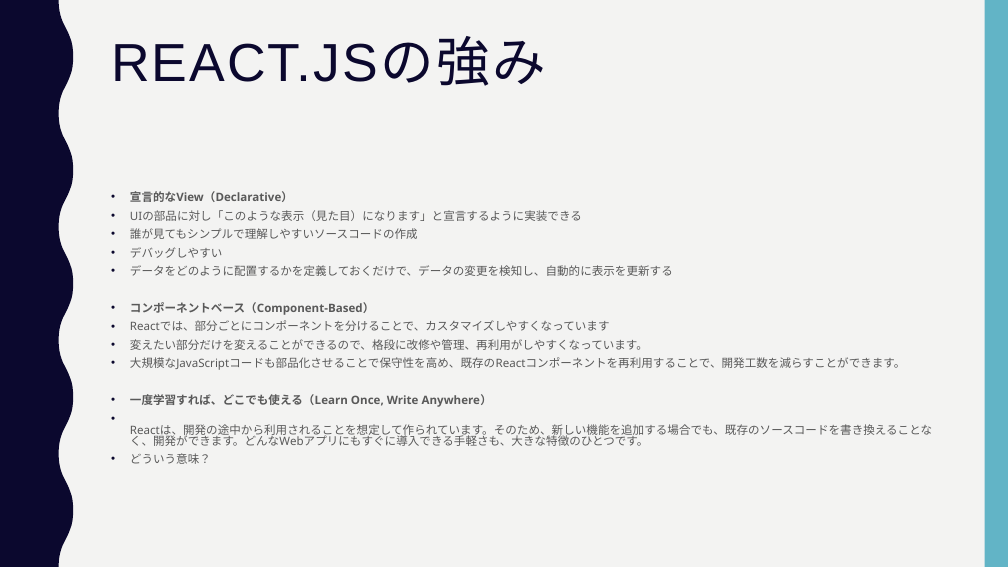
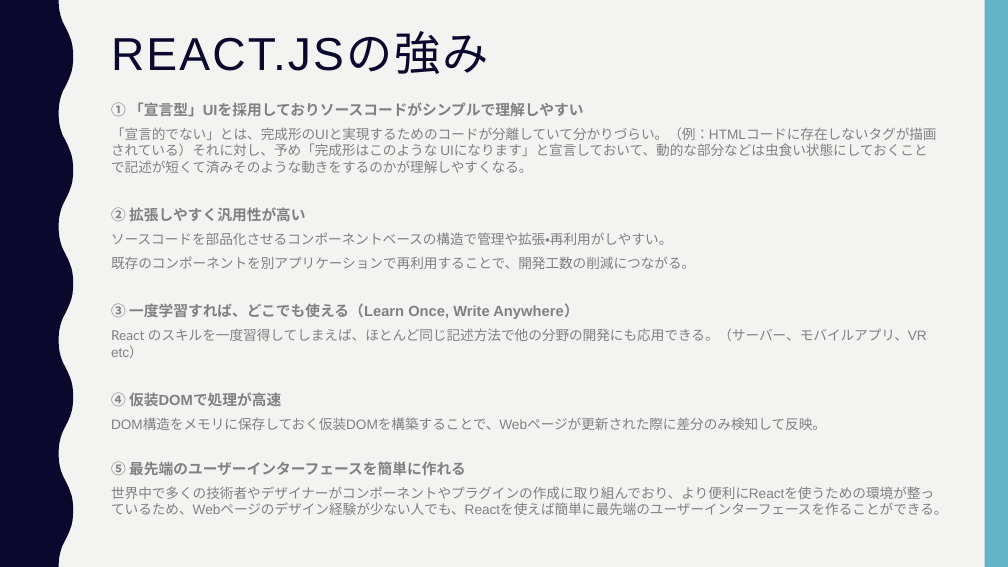
Before and after one commit to yo0o0oy/prac-program, a slide deck: slide 3 of javascript/react/mbo/pfc-calculator/doc/summary.pptx. Drawn at 1008x567 pixels with LibreOffice and Linux fonts; fonts in the diff are those of the drawing. Boxes give left, top, right and bottom in pixels: in the first picture for what was removed or moved away, otherwise in the second. Text is boxed around its words. In the diff, an @@ line names an element or a change of style, - is before the commit and + after.

Commit message:
summary.pptx 更新

```diff
--- a/javascript/react/mbo/pfc-calculator/doc/summary.pptx
+++ b/javascript/react/mbo/pfc-calculator/doc/summary.pptx
@@ title "REACT.JSの強み" at bbox=[111, 33, 489, 74]: size 51 to 44 pt @@
@@ text at bbox=[111, 102, 947, 515]: text changed; size 11 to 13 pt; font Noto Sans to Arial; text colour #595959 to #808080 @@
-• 宣言的なView（Declarative）
-• UIの部品に対し「このような表示（見た目）になります」と宣言するように実装できる
-• 誰が見てもシンプルで理解しやすいソースコードの作成
-• デバッグしやすい
-• データをどのように配置するかを定義しておくだけで、データの変更を検知し、自動的に表示を更新する
-• コンポーネントベース（Component-Based）
-• Reactでは、部分ごとにコンポーネントを分けることで、カスタマイズしやすくなっています
-• 変えたい部分だけを変えることができるので、格段に改修や管理、再利用がしやすくなっています。
-• 大規模なJavaScriptコードも部品化させることで保守性を高め、既存のReactコンポーネントを再利用することで、開発工数を減らすことができます。
-• 一度学習すれば、どこでも使える（Learn Once, Write Anywhere）
-• Reactは、開発の途中から利用されることを想定して作られています。そのため、新しい機能を追加する場合でも、既存のソースコードを書き換えることなく、開発ができます。どんなWebアプリにもすぐに導入できる手軽さも、大きな特徴のひとつです。
-• どういう意味？
+① 「宣言型」UIを採用しておりソースコードがシンプルで理解しやすい
+「宣言的でない」とは、完成形のUIと実現するためのコードが分離していて分かりづらい。（例：HTMLコードに存在しないタグが描画されている）それに対し、予め「完成形はこのような UIになります」と宣言しておいて、動的な部分などは虫食い状態にしておくことで記述が短くて済みそのような動きをするのかが理解しやすくなる。
+② 拡張しやすく汎用性が高い
+ソースコードを部品化させるコンポーネントベースの構造で管理や拡張・再利用がしやすい。
+既存のコンポーネントを別アプリケーションで再利用することで、開発工数の削減につながる。
+③ 一度学習すれば、どこでも使える（Learn Once, Write Anywhere）
+React のスキルを一度習得してしまえば、ほとんど同じ記述方法で他の分野の開発にも応用できる。（サーバー、モバイルアプリ、VR etc）
+④ 仮装DOMで処理が高速
+DOM構造をメモリに保存しておく仮装DOMを構築することで、Webページが更新された際に差分のみ検知して反映。
+⑤ 最先端のユーザーインターフェースを簡単に作れる
+世界中で多くの技術者やデザイナーがコンポーネントやプラグインの作成に取り組んでおり、より便利にReactを使うための環境が整っているため、Webページのデザイン経験が少ない人でも、Reactを使えば簡単に最先端のユーザーインターフェースを作ることができる。
```
Also in this commit, not shown: 5 other slides changed, 1 other file.
